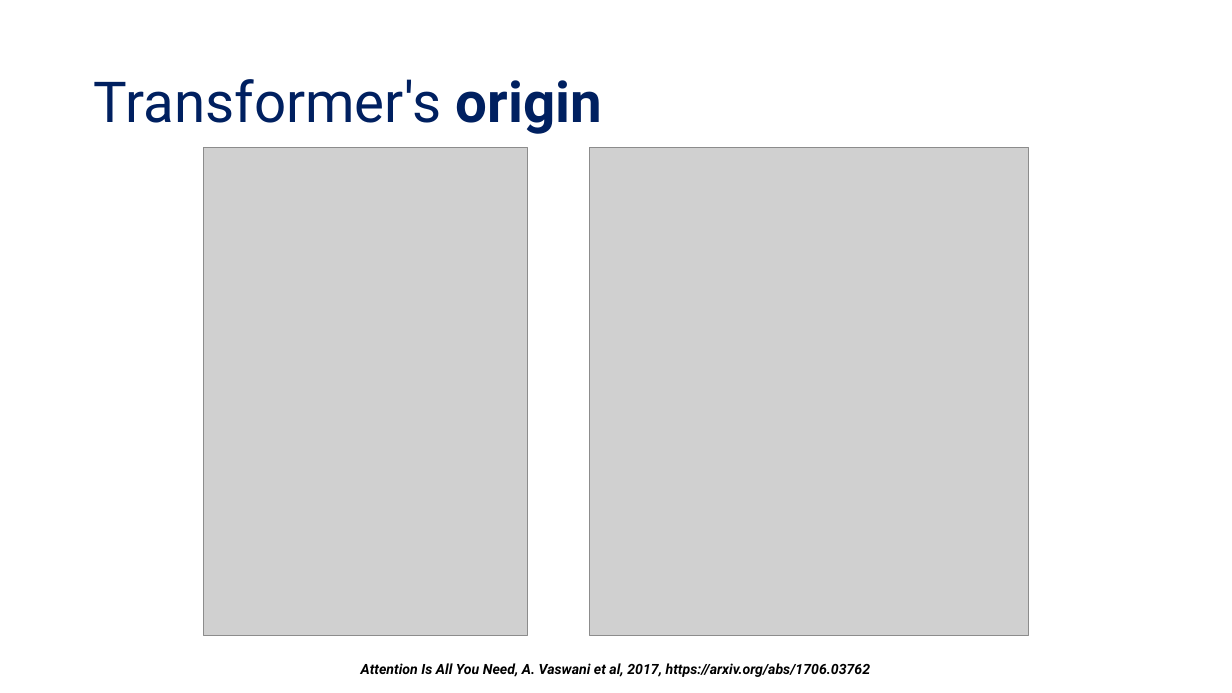
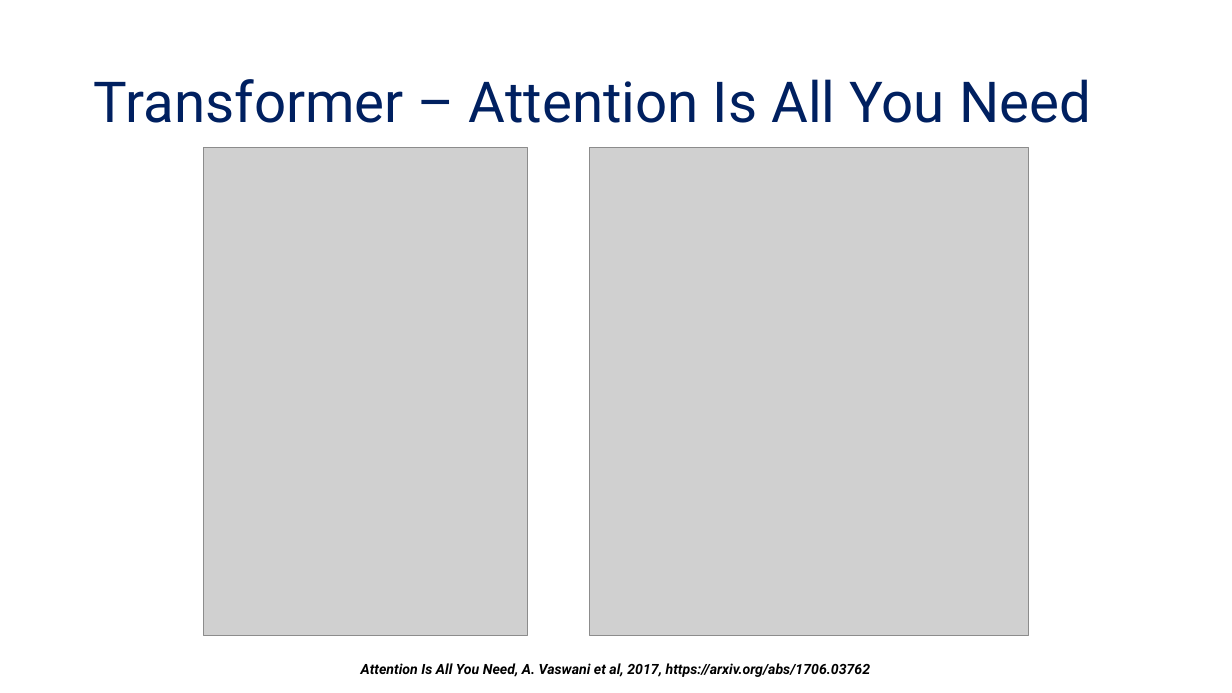
Before and after one commit to tanquangduong/transformer-pt, a slide deck: slide 4 of presentation/Introduction to Transformer.pptx (slide 3 before the commit). Drawn at 1232x693 pixels with LibreOffice and Linux fonts; fonts in the diff are those of the drawing; grey boxes stand for pictures. Boxes give left, top, right and bottom in pixels: in the first picture for what was removed or moved away, otherwise in the second. Text is boxed around its words. In the diff, an @@ line names an element or a change of style, - is before the commit and + after.

```diff
--- a/presentation/Introduction to Transformer.pptx
+++ b/presentation/Introduction to Transformer.pptx
@@ title at bbox=[94, 79, 1091, 123]: text changed @@
-Transformer's origin
+Transformer – Attention Is All You Need
```
Also in this commit, not shown: 1 other slide changed, 1 slide added.
